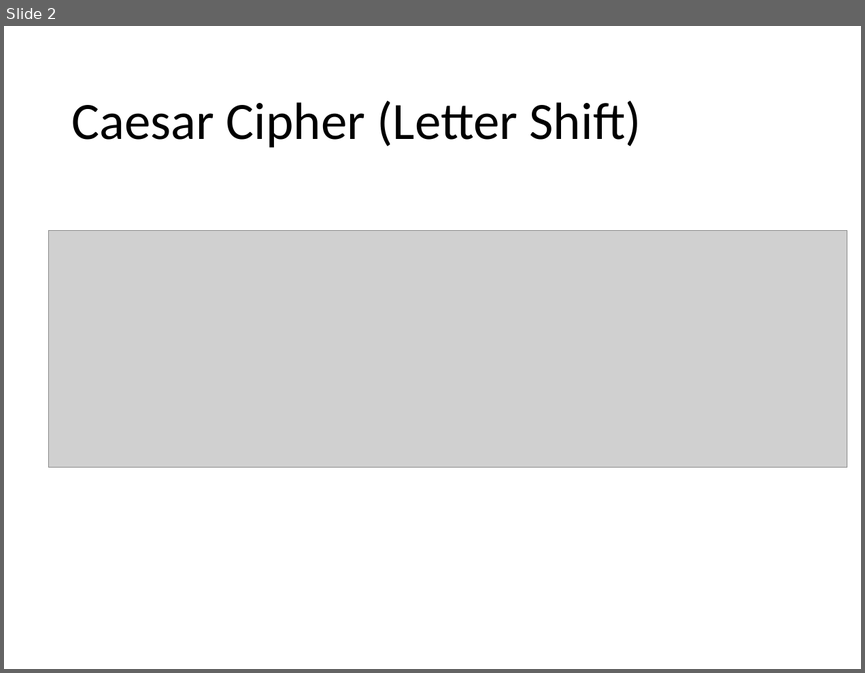
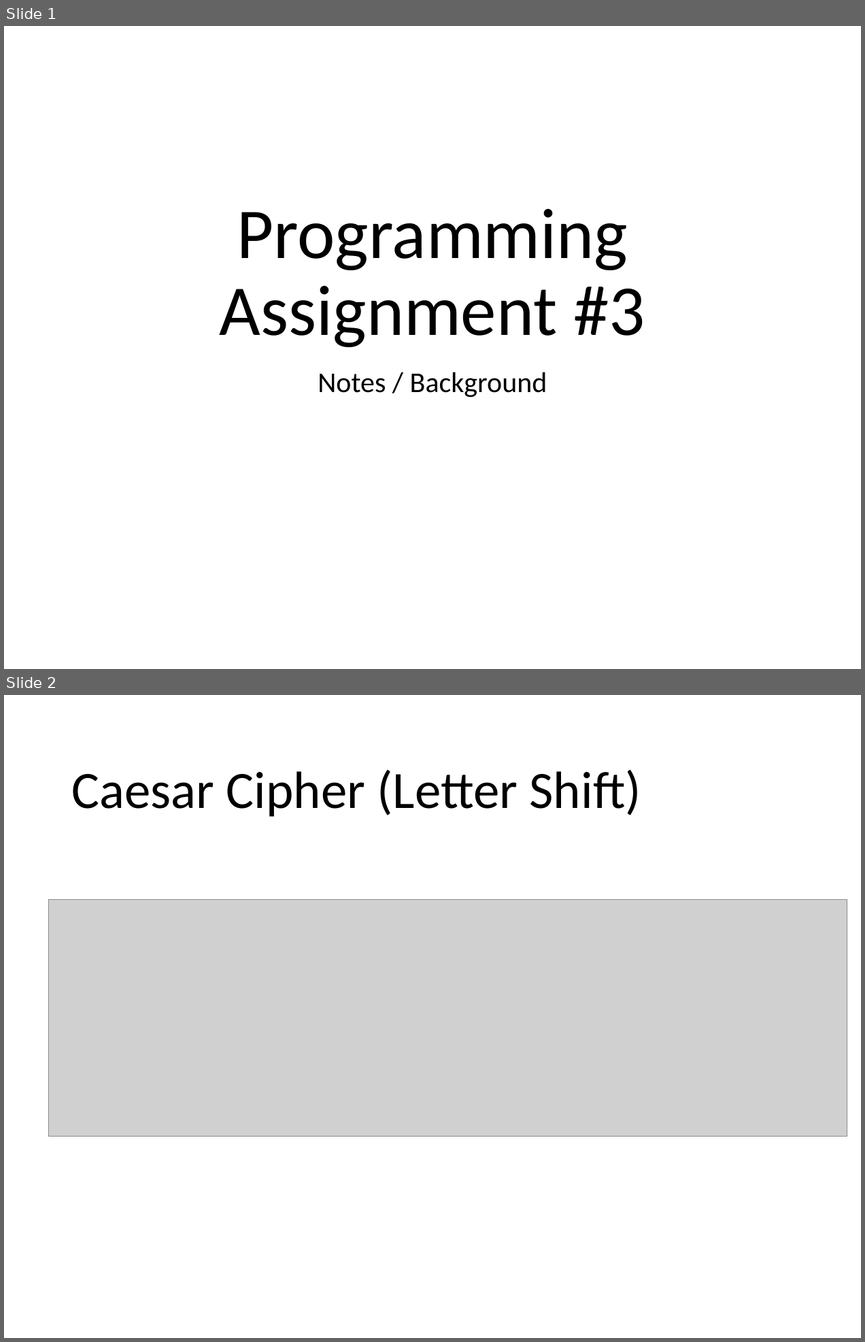
Before and after one commit to Greg5519/ICS2O0, a slide deck: Topic B Programming Introduction/Notes For Assignment 3.pptx. Shown one above the other, each under a label of ours: slide 2 before the commit, slides 1 and 2 after it. The pictures are 865x673 and 865x1342 pixels, drawn with LibreOffice and Linux fonts; fonts in the diff are those of the drawing; grey boxes stand for pictures. Boxes give left, top, right and bottom in pixels: in the first picture for what was removed or moved away, otherwise in the second. Text is boxed around its words. In the diff, an @@ line names an element or a change of style, - is before the commit and + after.

```diff
--- a/Topic B Programming Introduction/Notes For Assignment 3.pptx
+++ b/Topic B Programming Introduction/Notes For Assignment 3.pptx
@@ slide 1 added at [4,26,861,669], background #FFFFFF @@
@@ title added at [220,208,645,347], 60 pt, text #000000 @@
+Programming Assignment #3
@@ subtitle added at [317,371,547,397], 24 pt, text #000000 @@
+Notes / Background
```
Also in this commit, not shown: 1 slide removed, 1 other file.
